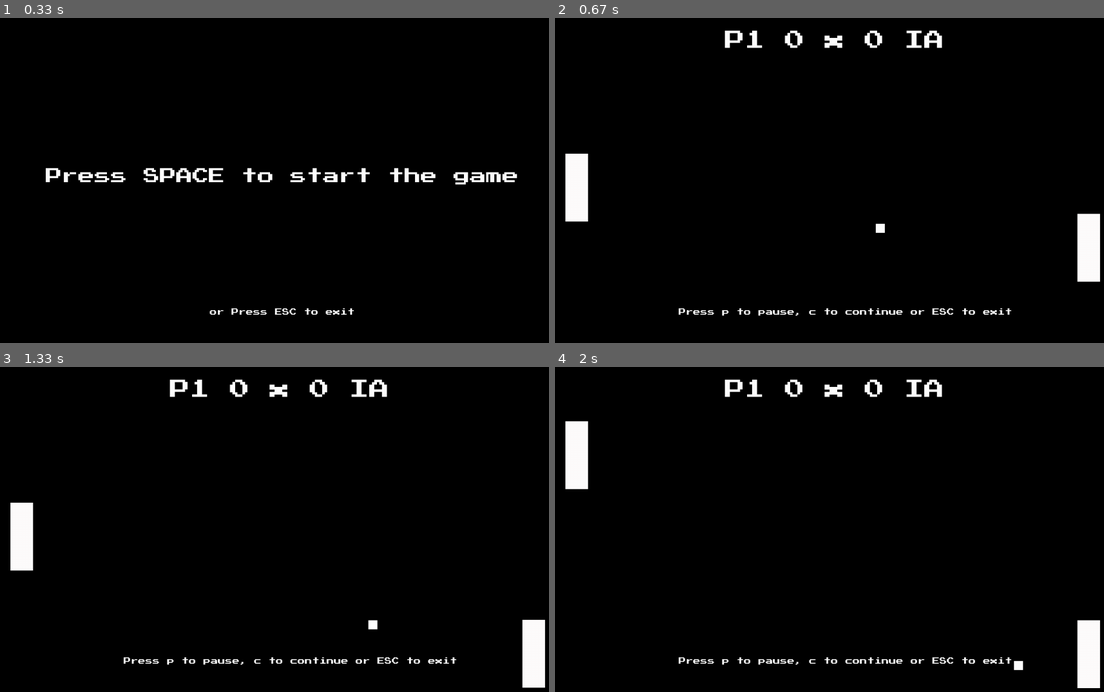
Above: before the commit, frames 1-4 (two rows, left to right).
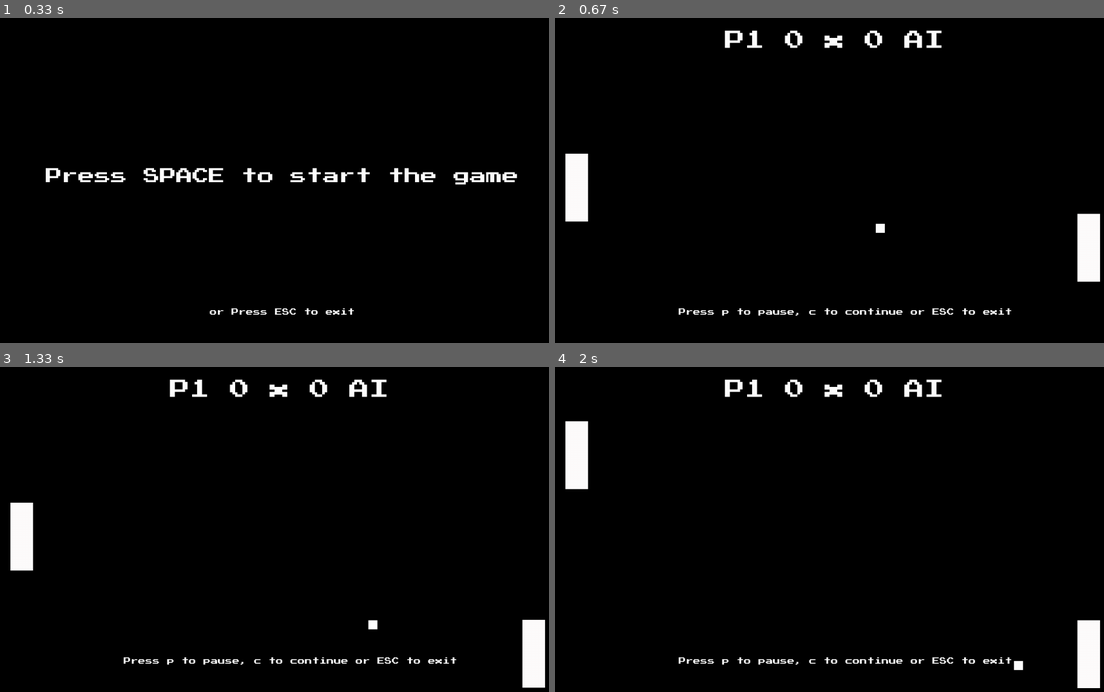
Above: after the commit, the same moments.

Repository: laisdib/pong2-pygame
Game: pygame game, started from mypongpygame.py
Two runs of this game, one before a commit and one after it. Both use one fixed random seed, a clock stepped at 60 frames per second and the inputs below.
Inputs:
- Up to frame 1 (0.33 s): no input
- Up to frame 2 (0.67 s): tap Space at 0.33 s
- Up to frame 3 (1.33 s): tap P at 0.67 s; tap C at 1 s
- Up to frame 4 (2 s): hold Up 1.33-1.8 s; tap Space at 1.4, 1.7, 1.9 s; hold Down from 1.83 s (still down)

Frame 1 is identical in both runs. In frame 2, 0.3% of the frame differs, in the area x 63-71%, y 3-10%; in frame 3, 0.3%; in frame 4, 0.3%.

Commit message:
pong pygame final version
pong pygame final version

Diff:
--- a/mypongpygame.py
+++ b/mypongpygame.py
@@ -5,7 +5,7 @@
 
 COLOR_BLACK = (0, 0, 0)
 COLOR_WHITE = (255, 255, 255)
-MAX_SPEED = 9.50
+MAX_SPEED = 9.00
 SCORE_MAX = 2
 
 size = (1280, 720)
@@ -19,8 +19,7 @@
 
         pause = True
         p_font = pygame.font.Font('assets/PressStart2P.ttf', 44)
-        p_text = p_font.render('PAUSED', True, COLOR_WHITE,
-                                       COLOR_BLACK)
+        p_text = p_font.render('PAUSED', True, COLOR_WHITE, COLOR_BLACK)
         p_text_rect = aux_text.get_rect()
         p_text_rect.center = (680, 350)
         screen.blit(p_text, p_text_rect)
@@ -97,7 +96,7 @@
                 pygame.quit()
 
             # keystroke events
-            # Botão de fim
+            # press esc to quit
             if event.type == pygame.KEYDOWN:
                 if event.key == pygame.K_ESCAPE:
                     game_loop = False
@@ -129,8 +128,8 @@
                 ball_dy *= -1
                 bounce_sound_effect.play()
 
-            # ball collision with the player 1 's paddle
-            # Mudança de Velocidade e Angulação, Bug Colisão
+            # ball collision with the player 1's paddle
+            # speed and angulation changes and collision bug correction
             if 90 < ball_x < 100:
                 if player_1_y < ball_y + 25:
                     if player_1_y + 150 > ball_y:
@@ -138,14 +137,13 @@
                         aux = random.randint(0, 1)
                         aux_ang = random.randint(0, 4)
 
-                        if player_1_y < ball_y + 25 < player_1_y + 50 or player_1_y + 100 < ball_y + 25 < player_1_y + 175:
+                        if player_1_y < ball_y + 25 < player_1_y + 50 or player_1_y + 100 < ball_y + 25 < \
+                                player_1_y + 175:
                             if ball_dx > -MAX_SPEED:
-                                print(ball_dx)
                                 ball_dx *= -1.05
                                 ball_dy = ang[aux_ang]
                                 ball_dy *= r[aux]
                                 count_speed += 1
-                                print("Velocidade: %d" % count_speed)
 
                             else:
                                 ball_dx *= -1
@@ -156,11 +154,9 @@
 
                         else:
                             if ball_dx > -MAX_SPEED:
-                                print(ball_dx)
                                 ball_dx *= -1.25
                                 ball_dy = 0
                                 count_speed += 1
-                                print("Velocidade: %d" % count_speed)
 
                             else:
                                 ball_dx *= -1
@@ -168,7 +164,7 @@
 
                             bounce_sound_effect.play()
 
-            # ball collision with the player 2 's paddle
+            # ball collision with the player 2's paddle
             if 1170 > ball_x > 1160:
                 if player_2_y < ball_y + 25:
                     if player_2_y + 150 > ball_y:
@@ -176,14 +172,13 @@
                         aux = random.randint(0, 1)
                         aux_ang = random.randint(0, 4)
 
-                        if player_2_y < ball_y + 25 < player_2_y + 50 or player_2_y + 100 < ball_y + 25 < player_2_y + 175:
+                        if player_2_y < ball_y + 25 < player_2_y + 50 or player_2_y + 100 < ball_y + 25 < \
+                                player_2_y + 175:
                             if ball_dx < MAX_SPEED:
-                                print(ball_dx)
                                 ball_dx *= -1.05
                                 ball_dy = ang[aux_ang]
                                 ball_dy *= r[aux]
                                 count_speed += 1
-                                print("Velocidade: %d" % count_speed)
 
                             else:
                                 ball_dx *= -1
@@ -194,11 +189,9 @@
 
                         else:
                             if ball_dx < MAX_SPEED:
-                                print(ball_dx)
                                 ball_dx *= -1.25
                                 ball_dy = 0
                                 count_speed += 1
-                                print("Velocidade: %d" % count_speed)
 
                             else:
                                 ball_dx *= -1
@@ -251,9 +244,7 @@
                 player_1_y = 560
 
             # player 2 "Artificial Intelligence"
-            # Deixar a IA mais fácil
-            # delay = random.randint(1, 2)
-            # if delay == 1:
+            # AI correction
             if ball_y >= player_2_y:
                 player_2_y += 7
             else:
@@ -263,7 +254,6 @@
                 player_2_y -= 7
             else:
                 player_2_y -= 0
-            # player_2_y = ball_y
 
             if player_2_y <= 0:
                 player_2_y = 0
@@ -272,7 +262,7 @@
 
             # update score hud
             score_text = score_font.render("P1 " + str(score_1) + ' x ' + str(score_2) +
-                                           " IA", True, COLOR_WHITE, COLOR_BLACK)
+                                           " AI", True, COLOR_WHITE, COLOR_BLACK)
 
             # drawing objects
             screen.blit(ball, (ball_x, ball_y))
@@ -283,7 +273,7 @@
             # pause
             pause_font = pygame.font.Font('assets/PressStart2P.ttf', 16)
             pause_text = pause_font.render('Press p to pause, c to continue or ESC to exit', True, COLOR_WHITE,
-                                               COLOR_BLACK)
+                                           COLOR_BLACK)
             pause_text_rect = aux_text.get_rect()
             pause_text_rect.center = (460, 650)
             screen.blit(score_text, score_text_rect)
